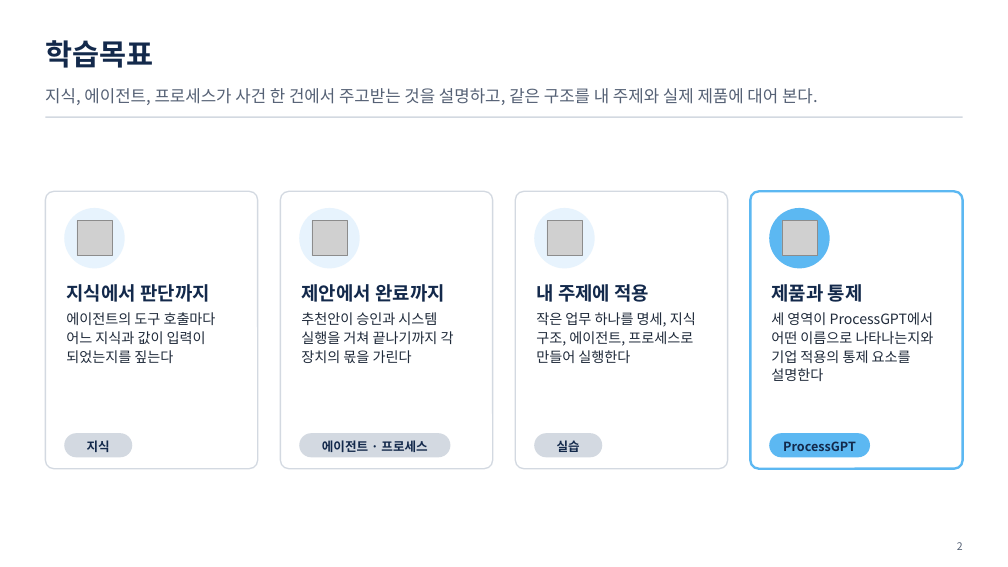
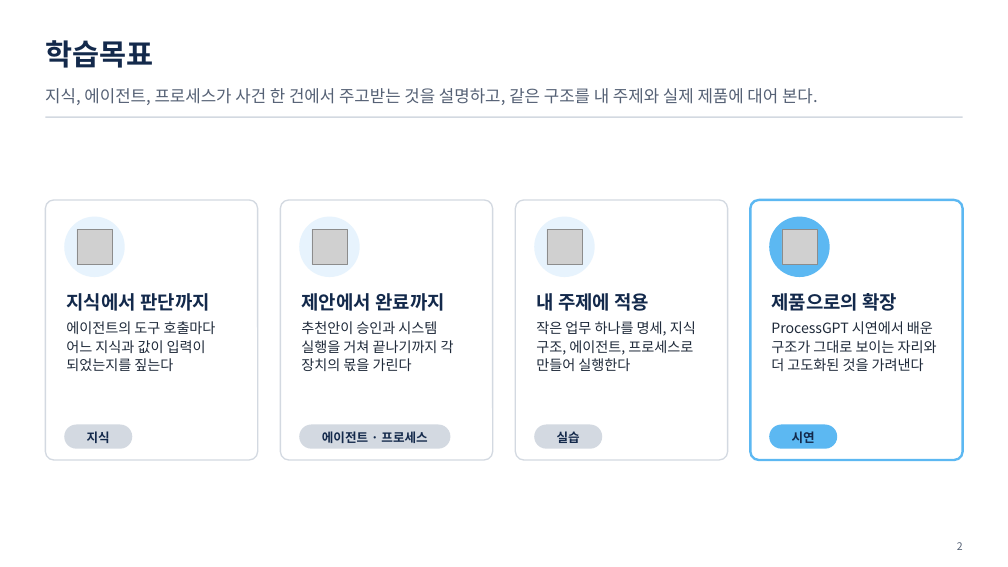
Before and after one commit to uengine-oss/hyd-iot-edu, a slide deck: slide 2 of docs/교재/통합반/11일차/통합반_11일차.pptx. Drawn at 1008x567 pixels with LibreOffice and Linux fonts; fonts in the diff are those of the drawing; grey boxes stand for pictures. Boxes give left, top, right and bottom in pixels: in the first picture for what was removed or moved away, otherwise in the second. Text is boxed around its words. In the diff, an @@ line names an element or a change of style, - is before the commit and + after.

```diff
--- a/docs/교재/통합반/11일차/통합반_11일차.pptx
+++ b/docs/교재/통합반/11일차/통합반_11일차.pptx
@@ rounded rectangle: place and size @@
-rounded rectangle at bbox=[45, 191, 258, 469]
+rounded rectangle at bbox=[45, 200, 258, 461]
@@ rounded rectangle: place and size @@
-rounded rectangle at bbox=[281, 191, 493, 469]
+rounded rectangle at bbox=[281, 200, 493, 461]
@@ rounded rectangle: place and size @@
-rounded rectangle at bbox=[516, 191, 728, 469]
+rounded rectangle at bbox=[516, 200, 728, 461]
@@ rounded rectangle: place and size @@
-rounded rectangle at bbox=[750, 191, 963, 469]
+rounded rectangle at bbox=[750, 200, 963, 461]
@@ 4 pictures, 4 ellipses: place and size @@
-4 pictures, 4 ellipses at bbox=[64, 208, 830, 268]
+4 pictures, 4 ellipses at bbox=[64, 217, 830, 278]
@@ text "지식에서 판단까지": place and size @@
-text "지식에서 판단까지" at bbox=[66, 284, 216, 363]
+text "지식에서 판단까지" at bbox=[66, 293, 216, 371]
@@ text "제안에서 완료까지": place and size @@
-text "제안에서 완료까지" at bbox=[301, 284, 454, 363]
+text "제안에서 완료까지" at bbox=[301, 293, 454, 371]
@@ text "내 주제에 적용": place and size @@
-text "내 주제에 적용" at bbox=[536, 284, 696, 363]
+text "내 주제에 적용" at bbox=[536, 293, 696, 371]
@@ text at bbox=[771, 293, 937, 371]: text changed @@
-제품과 통제
-세 영역이 ProcessGPT에서 어떤 이름으로 나타나는지와 기업 적용의 통제 요소를 설명한다
+제품으로의 확장
+ProcessGPT 시연에서 배운 구조가 그대로 보이는 자리와 더 고도화된 것을 가려낸다
@@ 3 texts, 3 rounded rectangles: place and size @@
-3 texts, 3 rounded rectangles at bbox=[64, 433, 603, 457]
+3 texts, 3 rounded rectangles at bbox=[64, 425, 603, 449]
@@ rounded rectangle: place and size @@
-rounded rectangle at bbox=[769, 433, 870, 457]
+rounded rectangle at bbox=[769, 425, 837, 449]
@@ text at bbox=[792, 431, 815, 443]: text changed @@
-ProcessGPT
+시연
```
Also in this commit, not shown: 11 other slides changed, 3 slides added, 22 slides removed, 10 other files.
